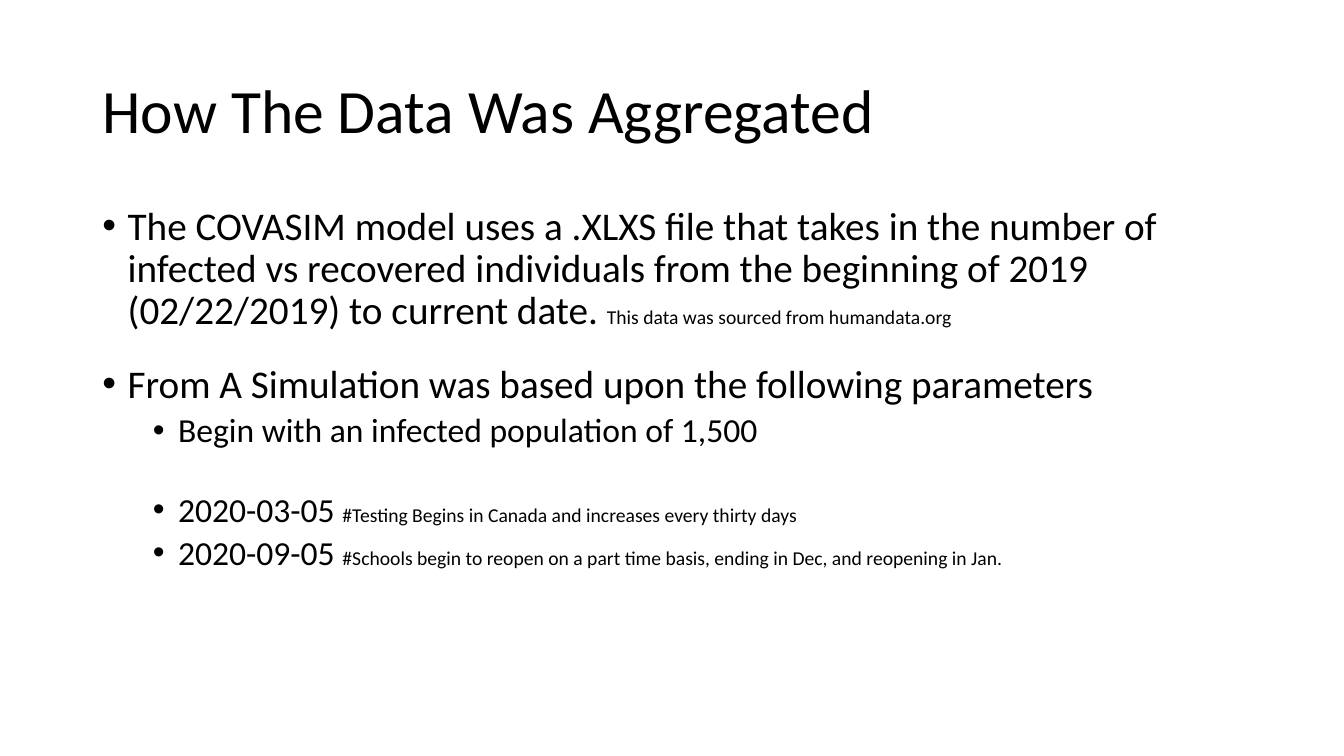
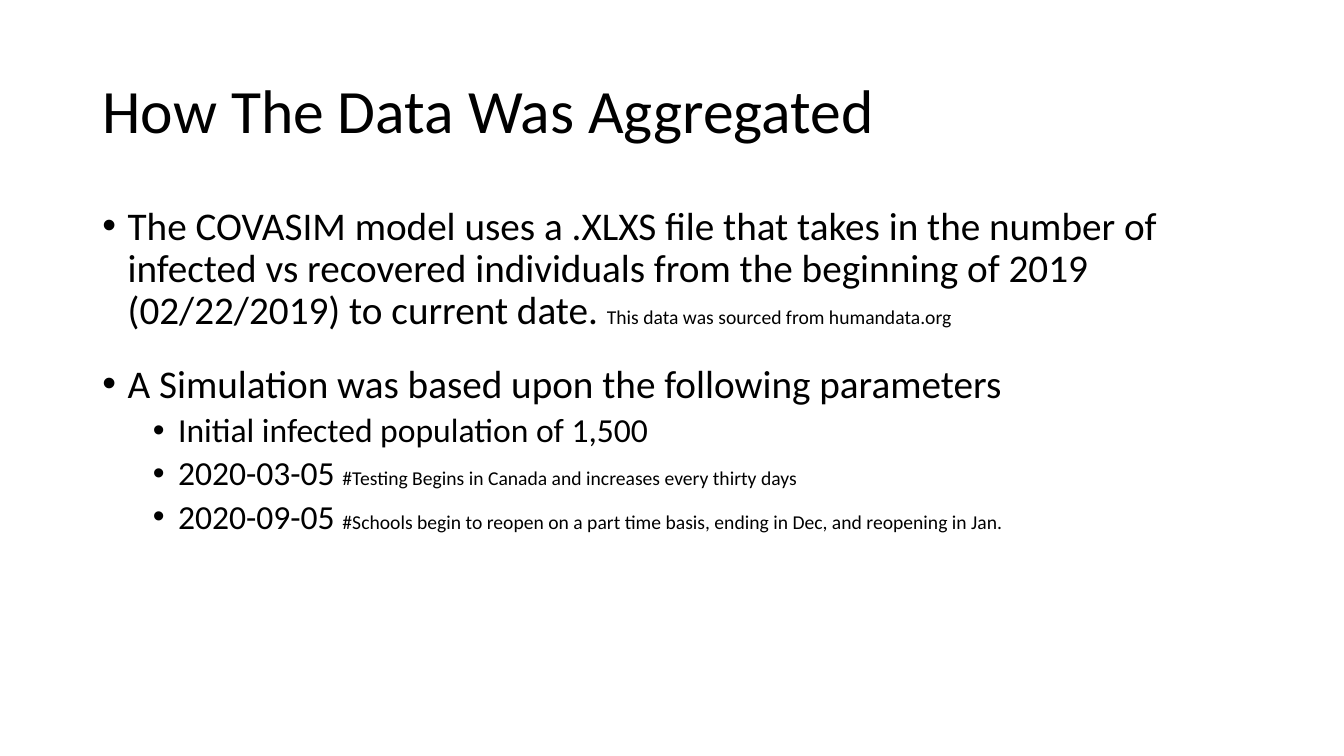
Before and after one commit to ImranJuma/covasim_modeling, a slide deck: slide 6 of Results/Covasim_Analysis_P3.pptx. Drawn at 1344x756 pixels with LibreOffice and Linux fonts; fonts in the diff are those of the drawing. Boxes give left, top, right and bottom in pixels: in the first picture for what was removed or moved away, otherwise in the second. Text is boxed around its words. In the diff, an @@ line names an element or a change of style, - is before the commit and + after.

Commit message:
Data_Feed_File_Update

```diff
--- a/Results/Covasim_Analysis_P3.pptx
+++ b/Results/Covasim_Analysis_P3.pptx
@@ text at (x1=128, y1=370, x2=1001, y2=448): text changed @@
-• From A Simulation was based upon the following parameters
-  • Begin with an infected population of 1,500
+• A Simulation was based upon the following parameters
+  • Initial infected population of 1,500
```
Also in this commit, not shown: 6 other slides changed, 1 slide removed, 11 other files.
